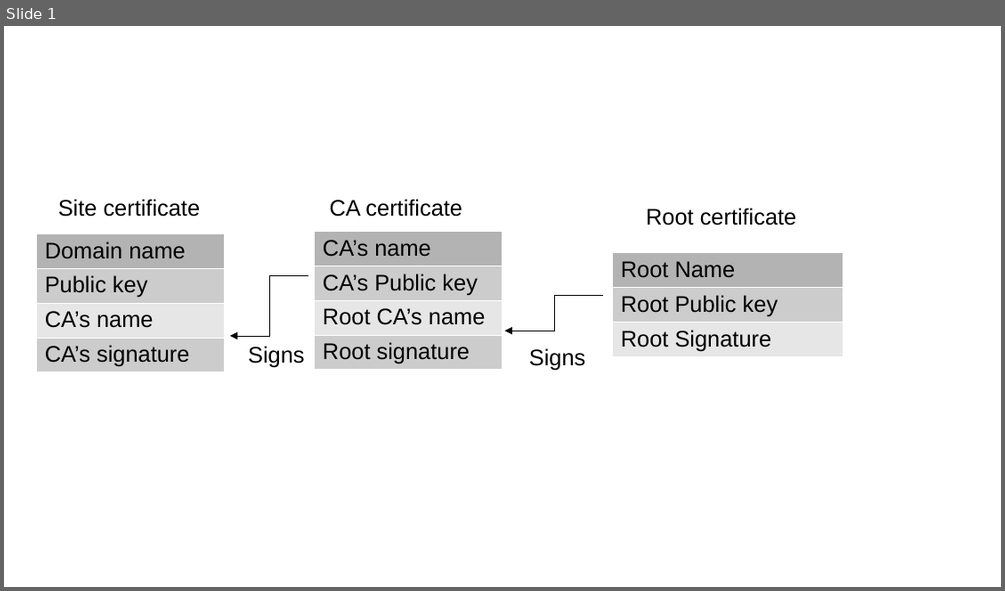
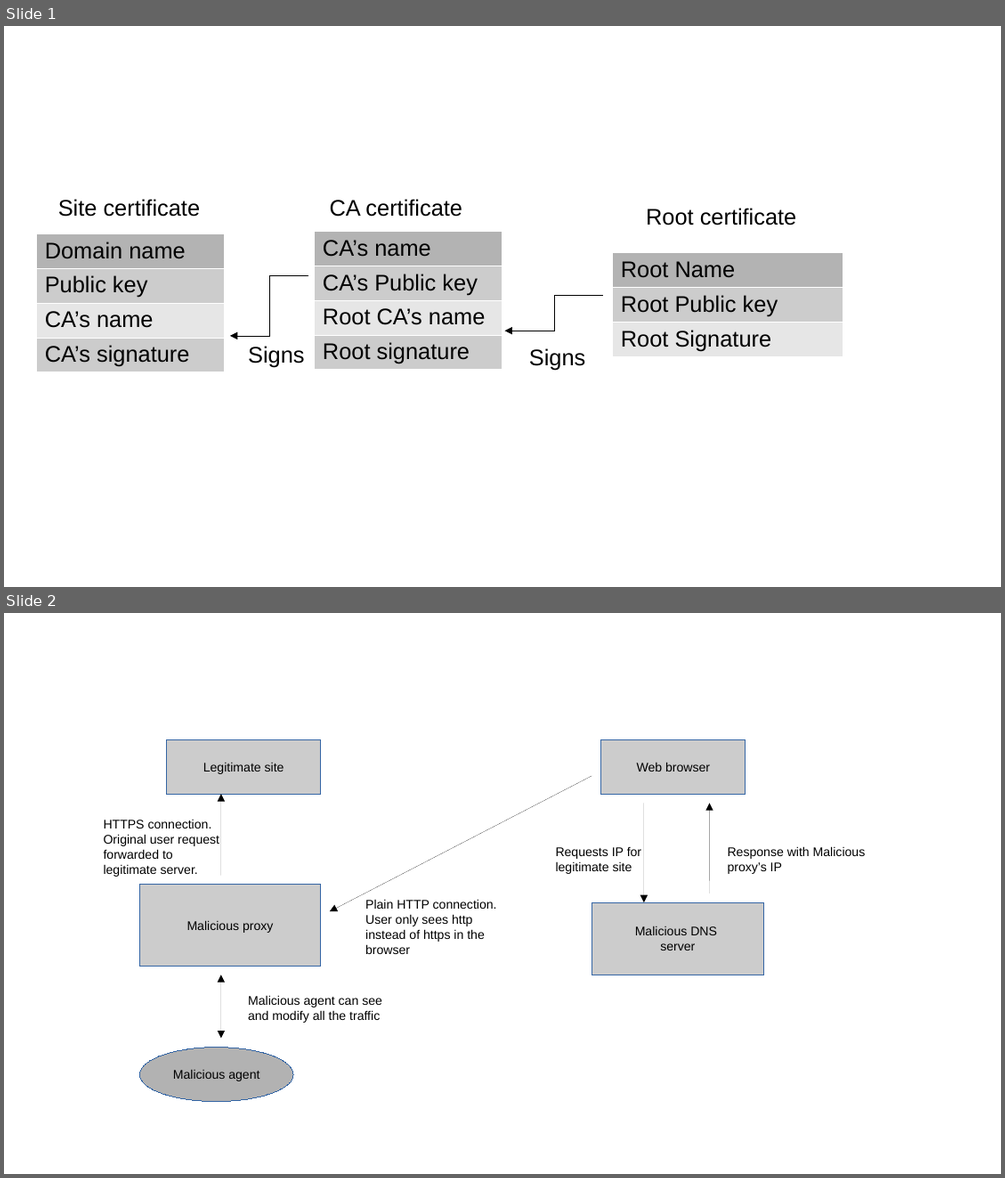
Before and after one commit to jserrats/tfg, a slide deck: doc/WebProtocols/figures/figures.odp. Shown one above the other, each under a label of ours: slide 1 before the commit, slides 1 and 2 after it. The pictures are 1005x591 and 1005x1178 pixels, drawn with LibreOffice and Linux fonts; fonts in the diff are those of the drawing. Boxes give left, top, right and bottom in pixels: in the first picture for what was removed or moved away, otherwise in the second. Text is boxed around its words. In the diff, an @@ line names an element or a change of style, - is before the commit and + after.

```diff
--- a/doc/WebProtocols/figures/figures.odp
+++ b/doc/WebProtocols/figures/figures.odp
@@ slide 2 added at (x1=4, y1=613, x2=1001, y2=1174), background #FFFFFF @@
@@ rectangle added at (x1=167, y1=739, x2=321, y2=794), fill #CCCCCC, outline #3465A4 0 pt, 10 pt, text #000000 @@
+Legitimate site
@@ rectangle added at (x1=601, y1=739, x2=745, y2=794), fill #CCCCCC, outline #3465A4 0 pt, 10 pt, text #000000 @@
+Web browser
@@ arrow added from (221, 876) to (221, 794), #000000 0 pt @@
@@ arrow added from (592, 776) to (330, 911), #000000 0 pt @@
@@ text added at (x1=104, y1=819, x2=219, y2=876), 10 pt, text #000000 @@
+HTTPS connection. Original user request forwarded to legitimate server.
@@ arrow added from (645, 803) to (645, 902), #000000 0 pt @@
@@ arrow added from (710, 893) to (710, 803), #000000 0 pt @@
@@ text added at (x1=556, y1=847, x2=641, y2=874), 10 pt, text #000000 @@
+Requests IP for legitimate site
@@ text added at (x1=728, y1=846, x2=866, y2=874), 10 pt, text #000000 @@
+Response with Malicious proxy’s IP
@@ rectangle added at (x1=139, y1=884, x2=321, y2=965), fill #CCCCCC, outline #3465A4 0 pt, 10 pt, text #000000 @@
+Malicious proxy
@@ text added at (x1=365, y1=899, x2=497, y2=954), 10 pt, text #000000 @@
+Plain HTTP connection. User only sees http instead of https in the browser
@@ rectangle added at (x1=592, y1=902, x2=764, y2=975), fill #CCCCCC, outline #3465A4 0 pt, 10 pt, text #000000 @@
+Malicious DNS
+server
@@ double arrow added from (221, 975) to (221, 1038), #000000 0 pt @@
@@ text added at (x1=248, y1=995, x2=382, y2=1022), 10 pt, text #000000 @@
+Malicious agent can see and modify all the traffic
@@ ellipse added at (x1=139, y1=1047, x2=293, y2=1102), fill #B2B2B2, outline #3465A4 0 pt, 10 pt, text #000000 @@
+Malicious agent
```
Also in this commit, not shown: 4 other files.
